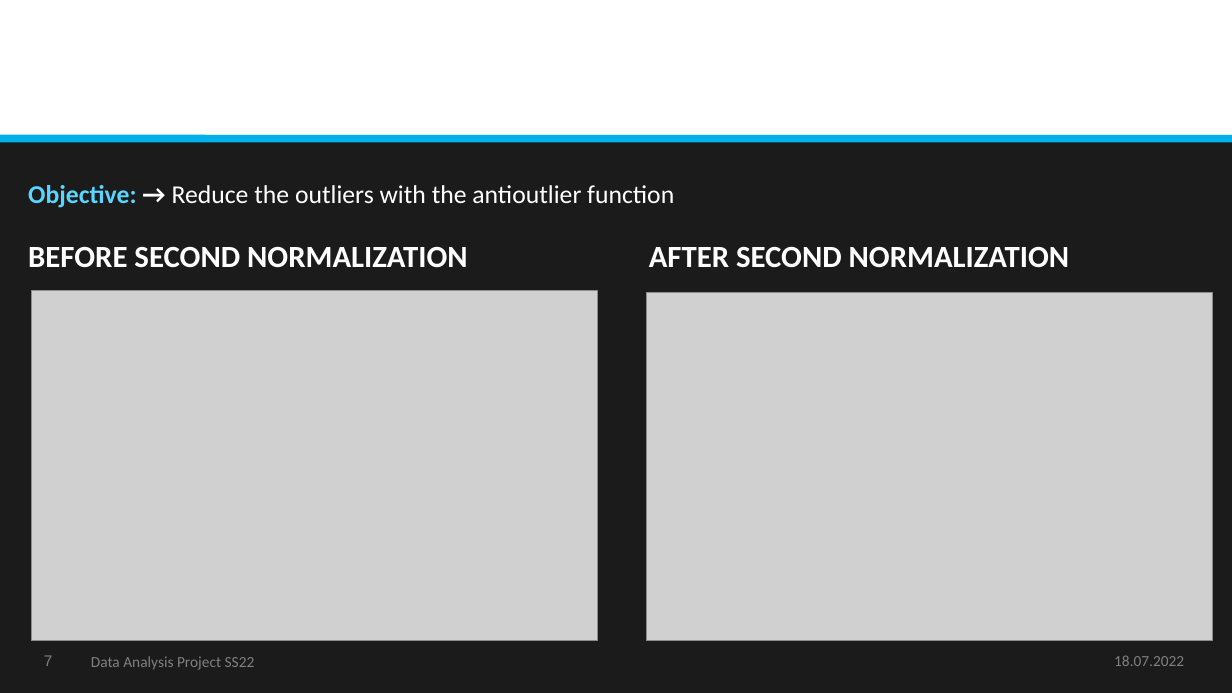
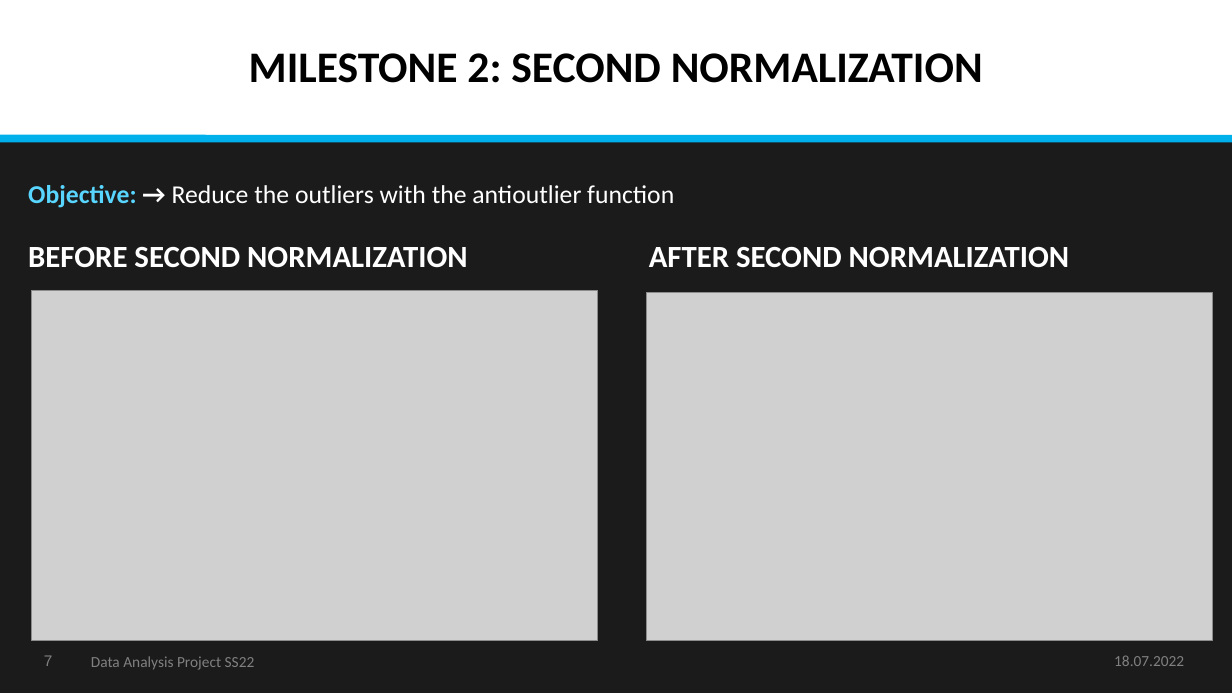
Before and after one commit to datascience-mobi-2022/2022-topic-03-team-04, a slide deck: slide 7 of final/Data Analysis Project SS22_Final Presentation_Topic 3_Team 4.pptx. Drawn at 1232x693 pixels with LibreOffice and Linux fonts; fonts in the diff are those of the drawing; grey boxes stand for pictures. Boxes give left, top, right and bottom in pixels: in the first picture for what was removed or moved away, otherwise in the second. Text is boxed around its words. In the diff, an @@ line names an element or a change of style, - is before the commit and + after.

```diff
--- a/final/Data Analysis Project SS22_Final Presentation_Topic 3_Team 4.pptx
+++ b/final/Data Analysis Project SS22_Final Presentation_Topic 3_Team 4.pptx
@@ text added at (249, 53, 983, 83), 34 pt, text #000000, bold @@
+MILESTONE 2: SECOND NORMALIZATION
```
Also in this commit, not shown: 14 other slides changed.
